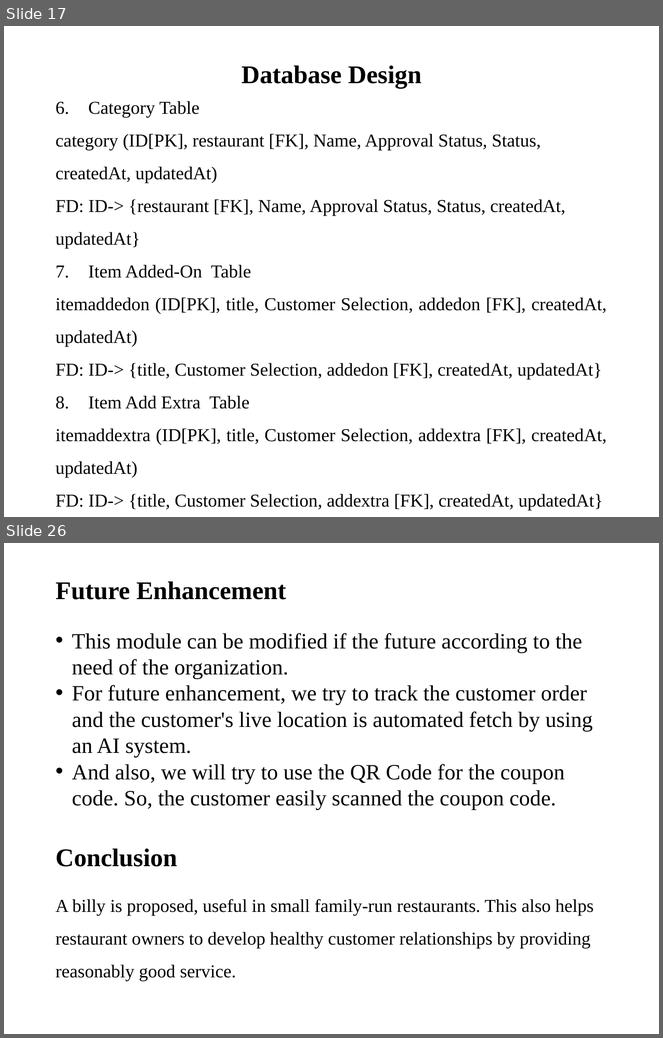
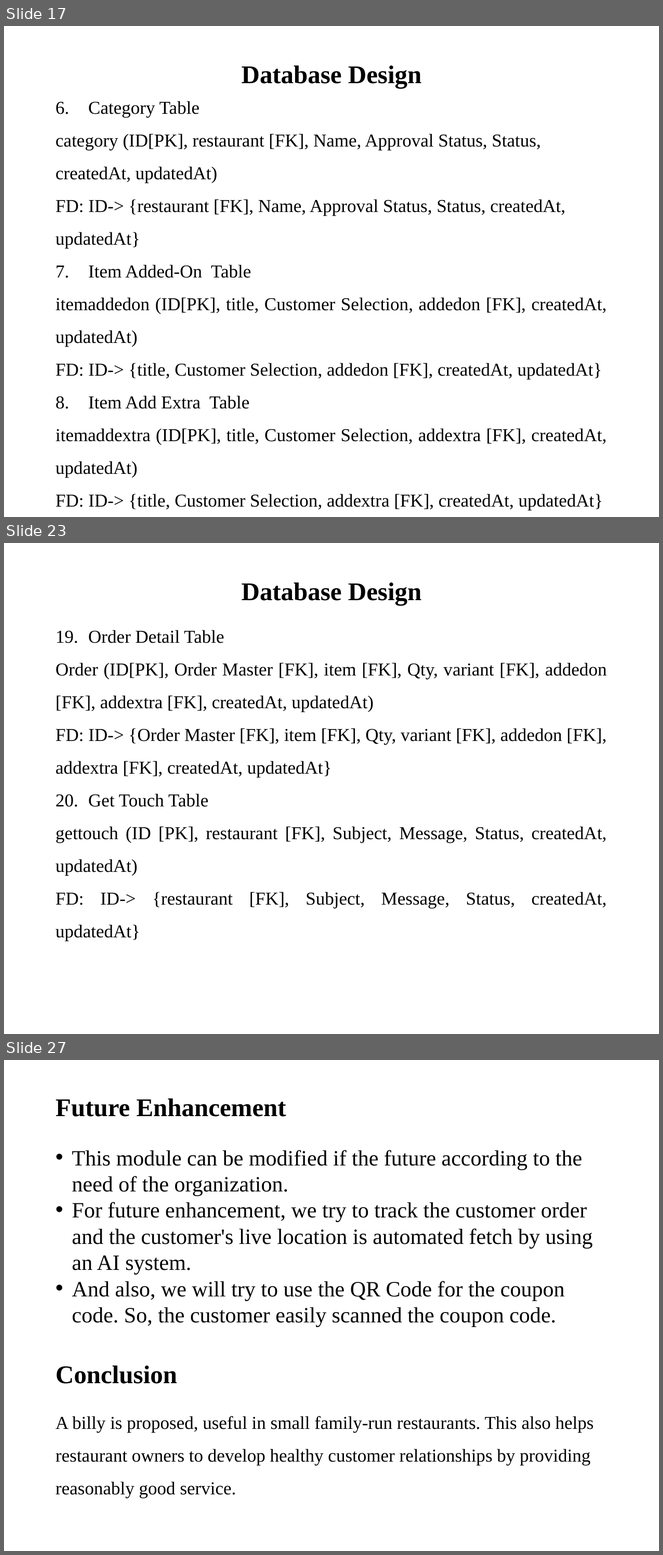
Before and after one commit to PatelMeet4744/Billy, a slide deck: Document/PPT/Billy.pptx. Shown one above the other, each under a label of ours: slides 17 and 26 before the commit, slides 17, 23 and 27 after it; the slides between them are not shown. The pictures are 663x1038 and 663x1555 pixels, drawn with LibreOffice and Linux fonts; fonts in the diff are those of the drawing. Boxes give left, top, right and bottom in pixels: in the first picture for what was removed or moved away, otherwise in the second. Text is boxed around its words. In the diff, an @@ line names an element or a change of style, - is before the commit and + after.

```diff
--- a/Document/PPT/Billy.pptx
+++ b/Document/PPT/Billy.pptx
@@ slide 23 added at <box>4,543,659,1034</box>, background #FFFFFF @@
@@ title added at <box>242,583,422,605</box>, 28 pt, text #000000, bold @@
+Database Design
@@ text added at <box>55,630,607,941</box>, 20 pt, text #000000 @@
+19. Order Detail Table
+Order (ID[PK], Order Master [FK], item [FK], Qty, variant [FK], addedon [FK], addextra [FK], createdAt, updatedAt)
+FD: ID-> {Order Master [FK], item [FK], Qty, variant [FK], addedon [FK], addextra [FK], createdAt, updatedAt}
+20. Get Touch Table
+gettouch (ID [PK], restaurant [FK], Subject, Message, Status, createdAt, updatedAt)
+FD: ID-> {restaurant [FK], Subject, Message, Status, createdAt, updatedAt}
@@ what was slide 26 is now slide 27 @@
```
Also in this commit, not shown: 7 slides changed.
